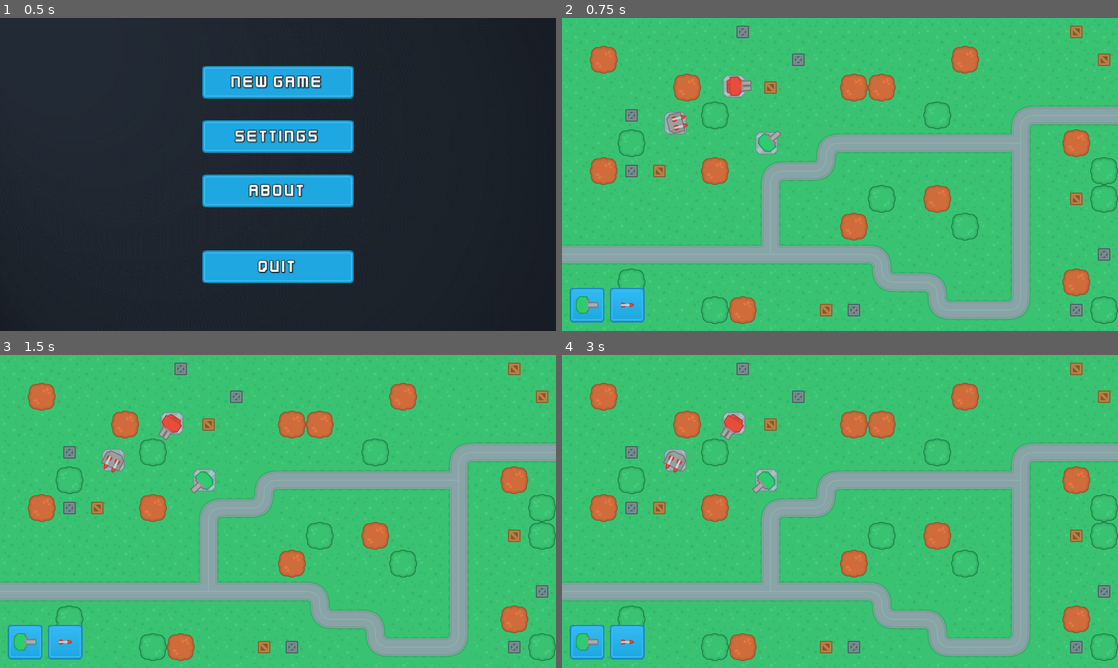
Above: before the commit, frames 1-4 (two rows, left to right).
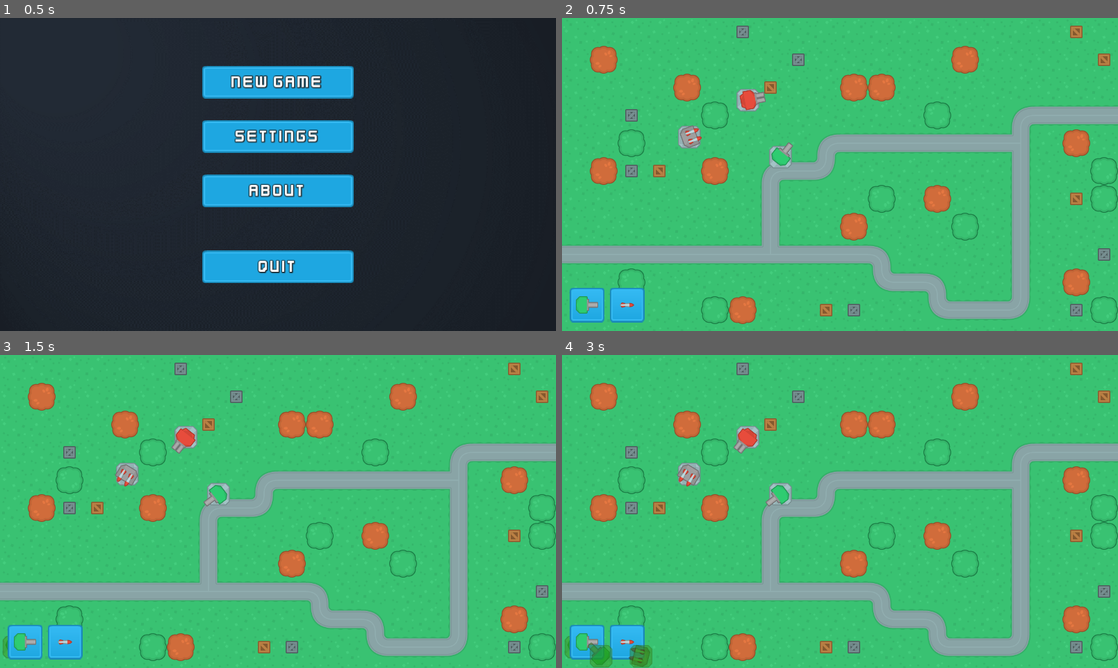
Above: after the commit, the same moments.

Repository: TenshinAkuma/Netfender
Game: Godot game, scene res://SceneHandler.tscn
The game is run twice, just before and just after one commit, with the same random seed, the same clock (stepped at 60 frames per second) and the same inputs.
Inputs (mouse positions are in pixels of both pictures, inside the frame that each line leads up to):
- Up to frame 1 (0.5 s): no input
- Up to frame 2 (0.75 s): click "New Game" at 0.5 s
- Up to frame 3 (1.5 s): click (27, 642) at 1.25 s
- Up to frame 4 (3 s): click (628, 642) at 2 s; click (589, 642) at 2.75 s

Frame 1 is identical in both runs. In frame 2, 1.4% of the frame differs, in the area x 18-42%, y 18-48%; in frame 3, 1.5%; in frame 4, 2.1%, in the area x 0-42%, y 18-100%.

Commit message:
add building towers

Diff:
--- /dev/null
+++ b/Scenes/MainScenes/GameScene.gd
@@ -0,0 +1,75 @@
+extends Node2D
+
+
+
+
+var map_node
+
+var build_mode = false
+var build_valid = false
+var build_location
+var build_type
+
+func _ready():
+
+	## Get a reference to the node named "Map1" and store it in the `map_node` variable.
+	## This represents a map or level-related node.
+	map_node = get_node("Map1")
+
+	# Iterate through all nodes in the scene tree that belong to the group "build_buttons".
+	## These are assumed to be UI buttons for initiating build mode.
+	for button in get_tree().get_nodes_in_group("build_buttons"):
+
+		## Connect each button's "pressed" signal to the local function "initiate_build_mode".
+		## This means that whenever a button in this group is pressed, the `initiate_build_mode` function will be called.
+		## Additionally, pass the button's name as an argument to the function, for identification purposes.
+		button.connect("pressed", self, "initiate_build_mode", [button.get_name()])
+
+func _process(delta):
+	if build_mode:
+		update_tower_preview()
+
+func _unhandled_input(event):
+	if event.is_action_released("ui_cancel") and build_mode == true:
+		cancel_build_mode()
+	if event.is_action_released("ui_accept") and build_mode == true:
+		verify_and_build()
+		cancel_build_mode()
+
+## This function is called when a build button is pressed, triggering build mode.
+## It takes a string argument representing the type of tower (Gun or Missile) to be built.
+func initiate_build_mode(tower_type):
+
+	## Construct the full tower type name by appending "T1" to the provided `tower_type`.
+	build_type = tower_type + "T1"
+
+	## Set the `build_mode` flag to True, indicating that build mode is now active.
+	build_mode = true
+
+	## Get a reference to the node named "UI" and call its `set_tower_preview` method.
+	## This function interacts with the UI to show a preview of the chosen tower.
+	get_node("UI").set_tower_preview(build_type, get_global_mouse_position())
+
+func update_tower_preview():
+	var mouse_position = get_global_mouse_position()
+	var current_tile = map_node.get_node("TowerExclusion").world_to_map(mouse_position)
+	var tile_position = map_node.get_node("TowerExclusion").map_to_world(current_tile)
+
+	if map_node.get_node("TowerExclusion").get_cellv(current_tile) == -1:
+		get_node("UI").update_tower_preview(tile_position, "8061cc26")
+		build_valid = true
+		build_location = tile_position
+	else:
+		get_node("UI").update_tower_preview(tile_position, "99d42121")
+		build_valid = false
+
+func cancel_build_mode():
+	build_mode = false
+	build_valid = false
+	get_node("UI/TowerPreview").queue_free()
+
+func verify_and_build():
+	if build_valid:
+		var new_tower = load("res://Scenes/Turrets/" + build_type + ".tscn").instance()
+		new_tower.position = build_location
+		map_node.get_node("Turrets").add_child(new_tower, true)
--- a/Scenes/MainScenes/GameScene.tscn
+++ b/Scenes/MainScenes/GameScene.tscn
@@ -1,19 +1,24 @@
-[gd_scene load_steps=5 format=2]
+[gd_scene load_steps=7 format=2]
 
 [ext_resource path="res://Scenes/Maps/Map1.tscn" type="PackedScene" id=1]
 [ext_resource path="res://Assets/UI/Buttons/blue_button12.png" type="Texture" id=2]
 [ext_resource path="res://Assets/Environment/Towers/towerDefense_tile251.png" type="Texture" id=3]
 [ext_resource path="res://Assets/Environment/Towers/towerDefense_tile249.png" type="Texture" id=4]
+[ext_resource path="res://Scenes/MainScenes/GameScene.gd" type="Script" id=5]
+[ext_resource path="res://Scenes/MainScenes/UI.gd" type="Script" id=6]
 
 [node name="GameScene" type="Node2D"]
+script = ExtResource( 5 )
 
 [node name="Map1" parent="." instance=ExtResource( 1 )]
 
 [node name="UI" type="CanvasLayer" parent="."]
+script = ExtResource( 6 )
 
 [node name="HUD" type="Control" parent="UI"]
 anchor_right = 1.0
 anchor_bottom = 1.0
+mouse_filter = 2
 
 [node name="BuildBar" type="HBoxContainer" parent="UI/HUD"]
 anchor_top = 1.0
@@ -24,7 +29,7 @@
 rect_min_size = Vector2( 500, 100 )
 custom_constants/separation = 12
 
-[node name="Gun" type="TextureButton" parent="UI/HUD/BuildBar"]
+[node name="Gun" type="TextureButton" parent="UI/HUD/BuildBar" groups=["build_buttons"]]
 margin_right = 80.0
 margin_bottom = 80.0
 rect_min_size = Vector2( 80, 80 )
@@ -43,7 +48,7 @@
 texture = ExtResource( 4 )
 expand = true
 
-[node name="Missile" type="TextureButton" parent="UI/HUD/BuildBar"]
+[node name="Missile" type="TextureButton" parent="UI/HUD/BuildBar" groups=["build_buttons"]]
 margin_left = 92.0
 margin_right = 172.0
 margin_bottom = 80.0
--- /dev/null
+++ b/Scenes/MainScenes/UI.gd
@@ -0,0 +1,18 @@
+extends CanvasLayer
+
+func set_tower_preview(tower_type, mouse_position):
+	var drag_tower = load("res://Scenes/Turrets/" + tower_type + ".tscn").instance()
+	drag_tower.set_name("DragTower")
+	drag_tower.modulate = Color("8061cc26")
+
+	var control = Control.new()
+	control.add_child(drag_tower, true)
+	control.rect_position = mouse_position
+	control.set_name("TowerPreview")
+	add_child(control, true)
+	move_child(get_node("TowerPreview"), 0)
+
+func update_tower_preview(new_position, color):
+	get_node("TowerPreview").rect_position = new_position
+	if get_node("TowerPreview/DragTower").modulate != Color(color):
+		get_node("TowerPreview/DragTower").modulate = Color(color)
--- a/Scenes/Turrets/GunT1.tscn
+++ b/Scenes/Turrets/GunT1.tscn
@@ -8,9 +8,11 @@
 script = ExtResource( 3 )
 
 [node name="Base" type="Sprite" parent="."]
+position = Vector2( 32, 32 )
 texture = ExtResource( 1 )
 
 [node name="Turret" type="Sprite" parent="."]
+position = Vector2( 32, 32 )
 texture = ExtResource( 2 )
 offset = Vector2( 12, 0 )
 
--- a/Scenes/Turrets/GunT2.tscn
+++ b/Scenes/Turrets/GunT2.tscn
@@ -8,9 +8,11 @@
 script = ExtResource( 3 )
 
 [node name="Base" type="Sprite" parent="."]
+position = Vector2( 32, 32 )
 texture = ExtResource( 1 )
 
 [node name="Turret" type="Sprite" parent="."]
+position = Vector2( 32, 32 )
 texture = ExtResource( 2 )
 offset = Vector2( 12, 0 )
 
--- a/Scenes/Turrets/MissileT1.tscn
+++ b/Scenes/Turrets/MissileT1.tscn
@@ -9,9 +9,11 @@
 script = ExtResource( 4 )
 
 [node name="Base" type="Sprite" parent="."]
+position = Vector2( 32, 32 )
 texture = ExtResource( 1 )
 
 [node name="Turret" type="Sprite" parent="."]
+position = Vector2( 32, 32 )
 texture = ExtResource( 3 )
 
 [node name="Missile1" type="Sprite" parent="Turret"]
--- a/project.godot
+++ b/project.godot
@@ -26,6 +26,25 @@
 
 common/drop_mouse_on_gui_input_disabled=true
 
+[input]
+
+ui_accept={
+"deadzone": 0.5,
+"events": [ Object(InputEventKey,"resource_local_to_scene":false,"resource_name":"","device":0,"alt":false,"shift":false,"control":false,"meta":false,"command":false,"pressed":false,"scancode":16777221,"physical_scancode":0,"unicode":0,"echo":false,"script":null)
+, Object(InputEventKey,"resource_local_to_scene":false,"resource_name":"","device":0,"alt":false,"shift":false,"control":false,"meta":false,"command":false,"pressed":false,"scancode":16777222,"physical_scancode":0,"unicode":0,"echo":false,"script":null)
+, Object(InputEventKey,"resource_local_to_scene":false,"resource_name":"","device":0,"alt":false,"shift":false,"control":false,"meta":false,"command":false,"pressed":false,"scancode":32,"physical_scancode":0,"unicode":0,"echo":false,"script":null)
+, Object(InputEventJoypadButton,"resource_local_to_scene":false,"resource_name":"","device":0,"button_index":0,"pressure":0.0,"pressed":false,"script":null)
+, Object(InputEventMouseButton,"resource_local_to_scene":false,"resource_name":"","device":0,"alt":false,"shift":false,"control":false,"meta":false,"command":false,"button_mask":0,"position":Vector2( 0, 0 ),"global_position":Vector2( 0, 0 ),"factor":1.0,"button_index":1,"pressed":false,"doubleclick":false,"script":null)
+ ]
+}
+ui_cancel={
+"deadzone": 0.5,
+"events": [ Object(InputEventKey,"resource_local_to_scene":false,"resource_name":"","device":0,"alt":false,"shift":false,"control":false,"meta":false,"command":false,"pressed":false,"scancode":16777217,"physical_scancode":0,"unicode":0,"echo":false,"script":null)
+, Object(InputEventJoypadButton,"resource_local_to_scene":false,"resource_name":"","device":0,"button_index":1,"pressure":0.0,"pressed":false,"script":null)
+, Object(InputEventMouseButton,"resource_local_to_scene":false,"resource_name":"","device":0,"alt":false,"shift":false,"control":false,"meta":false,"command":false,"button_mask":0,"position":Vector2( 0, 0 ),"global_position":Vector2( 0, 0 ),"factor":1.0,"button_index":2,"pressed":false,"doubleclick":false,"script":null)
+ ]
+}
+
 [physics]
 
 common/enable_pause_aware_picking=true
